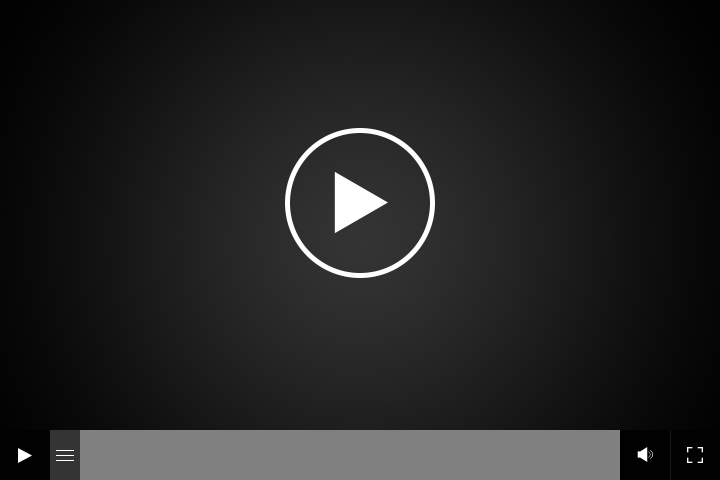
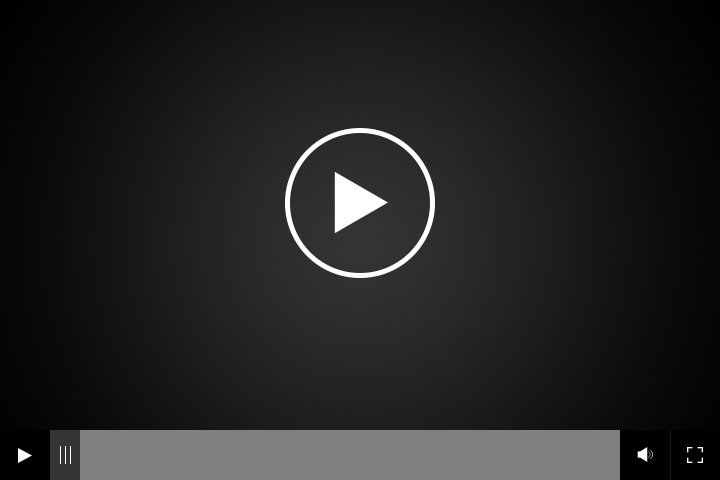
Before/after of a 720 x 480 layered artwork. What changed in the layer stack:
painted on "dragGroove" over [56, 446, 74, 464]
painted on "background" over [56, 446, 74, 464]
